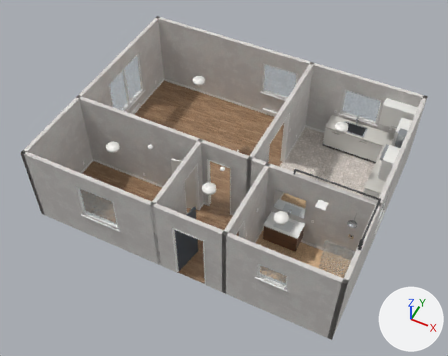
Two versions of the glTF model apps/web/src/house/house.glb, one commit apart.
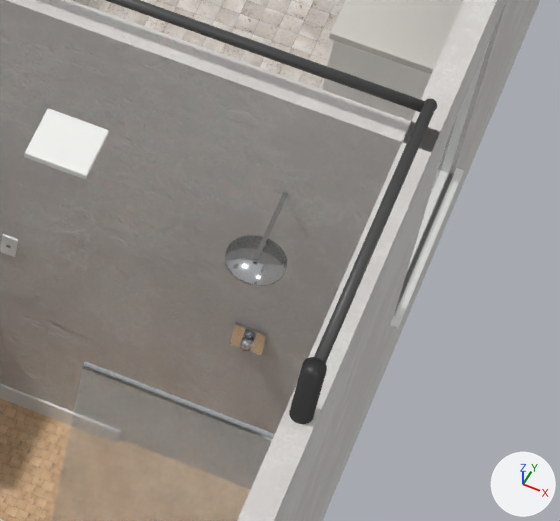
The first picture shows the older version from a 50 mm lens placed at (9.95, -14.96, 14.5), pointed at (4.5, -4.05, 0.87). The close-ups show the older and then the newer version on the part from 69% to 90% of the width and 51% to 75% of the height of that picture. Only the edits that show in the close-ups are written down. The axes (+X, +Y, +Z) are drawn at lower right. The lights are the same throughout. Where no turn or scale is listed for an object, it has been applied to the vertices.

The older version as bpy lines, for what is in view:
```python
me_fixture__bathroom__baseboard_0__baseboard = bpy.data.meshes.new('fixture__bathroom__baseboard_0__baseboard')
me_fixture__bathroom__baseboard_0__baseboard.from_pydata(...)  # 36 vertices, 60 faces; spans x 6.06..8.94, y -6.94..-4.56, z 0.0..0.09
me_fixture__bathroom__baseboard_0__baseboard.materials.append(mat_mat_frame_white)  # white #f4f4f1
me_floor__bathroom = bpy.data.meshes.new('floor__bathroom')
me_floor__bathroom.from_pydata(...)  # a box spanning x -1.5..1.5, y -1.25..1.25, z -0.04..0.04
me_floor__bathroom.materials.append(mat_mat_tile_bath)
me_wall__h_4500__0 = bpy.data.meshes.new('wall__h_4500__0')
me_wall__h_4500__0.from_pydata(...)  # a box spanning x -0.06..4.22, y -4.56..-4.44, z 0.0..2.6; a box spanning x 4.22..4.98, y -4.56..-4.44, z 2.03..2.6; a box spanning x 4.98..9.06, y -4.56..-4.44, z 0.0..2.6
me_wall__h_4500__0.materials.append(mat_mat_wall)
ob_fixture__bathroom__baseboard_0__baseboard = bpy.data.objects.new('fixture__bathroom__baseboard_0__baseboard', me_fixture__bathroom__baseboard_0__baseboard)
ob_fixture__bathroom__baseboard_0__baseboard.location = (0.0, 0.0, 0.0)
ob_floor__bathroom = bpy.data.objects.new('floor__bathroom', me_floor__bathroom)
ob_floor__bathroom.location = (7.5, -5.75, -0.04)
ob_wall__h_4500__0 = bpy.data.objects.new('wall__h_4500__0', me_wall__h_4500__0)
ob_wall__h_4500__0.location = (0.0, 0.0, 0.0)
# also in view: 'fixture__kitchen__counter_east_0__countertop' at (8.61, -1.64, 0.89); 'wall__v_9000__0' at (9.0, -3.5, 1.3); 'fixture__bathroom__exhaust_fan_0__bathroom_exhaust_fan' at (7.75, -5.15, 2.59); 'fixture__bathroom__plumbing_stack__abs_pipe_3' at (9.0, -6.0, 1.3); 'wall__v_9000__kitchen_east__sill' at (9.0, -3.6, 0.89)
```
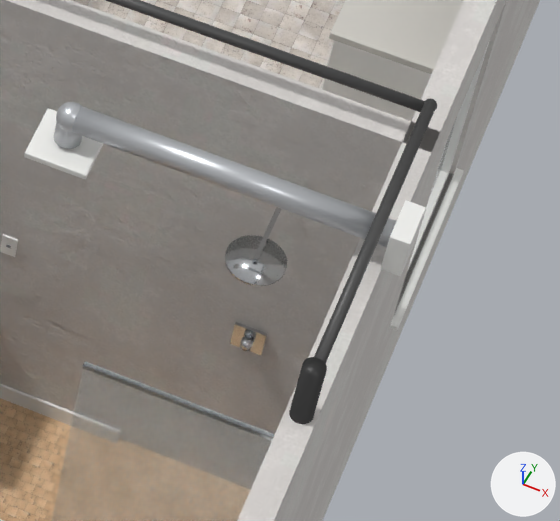
The change in detail:
Material 'mat_wall_cap' (mat_mat_wall_cap) is new.
Its base color is (0.88, 0.88, 0.855) (white #f1f1ee).
Material 'mat_duct' (mat_mat_duct) is new.
Its base color is (0.584, 0.604, 0.631) (light grey #c9ccd0).
Its metallic is 0.6.
Its roughness is 0.35.
Mesh me_fixture__bathroom__wall_cap_bathroom_fan__exhaust_wall_cap_4 is new.
It is a box spanning x 9.06..9.14, y -5.25..-5.05, z 2.65..2.85.
It uses material mat_mat_wall_cap (white #f1f1ee).
Mesh me_fixture__bathroom__ventilation_bathroom_fan__insulated_flex_duc is new.
It has 440 vertices, 872 faces and spans x 7.689..9.06, y -5.211..-5.089, z 2.62..2.81.
It uses material mat_mat_duct (light grey #c9ccd0).
Object 'fixture__bathroom__wall_cap_bathroom_fan__exhaust_wall_cap_4' (ob_fixture__bathroom__wall_cap_bathroom_fan__exhaust_wall_cap_4) is new; it shows me_fixture__bathroom__wall_cap_bathroom_fan__exhaust_wall_cap_4.
Its location is (0.0, 0.0, 0.0).
Object 'fixture__bathroom__ventilation_bathroom_fan__insulated_flex_duc' (ob_fixture__bathroom__ventilation_bathroom_fan__insulated_flex_duc) is new; it shows me_fixture__bathroom__ventilation_bathroom_fan__insulated_flex_duc.
Its location is (0.0, 0.0, 0.0).

Pixel boxes [x1, y1, x2, y2] of what changed, in the close-ups (560 x 521 px):
'fixture__bathroom__ventilation_bathroom_fan__insulated_flex_duc', added: after [54, 102, 397, 247]
'fixture__bathroom__wall_cap_bathroom_fan__exhaust_wall_cap_4', added: after [381, 200, 426, 277]
